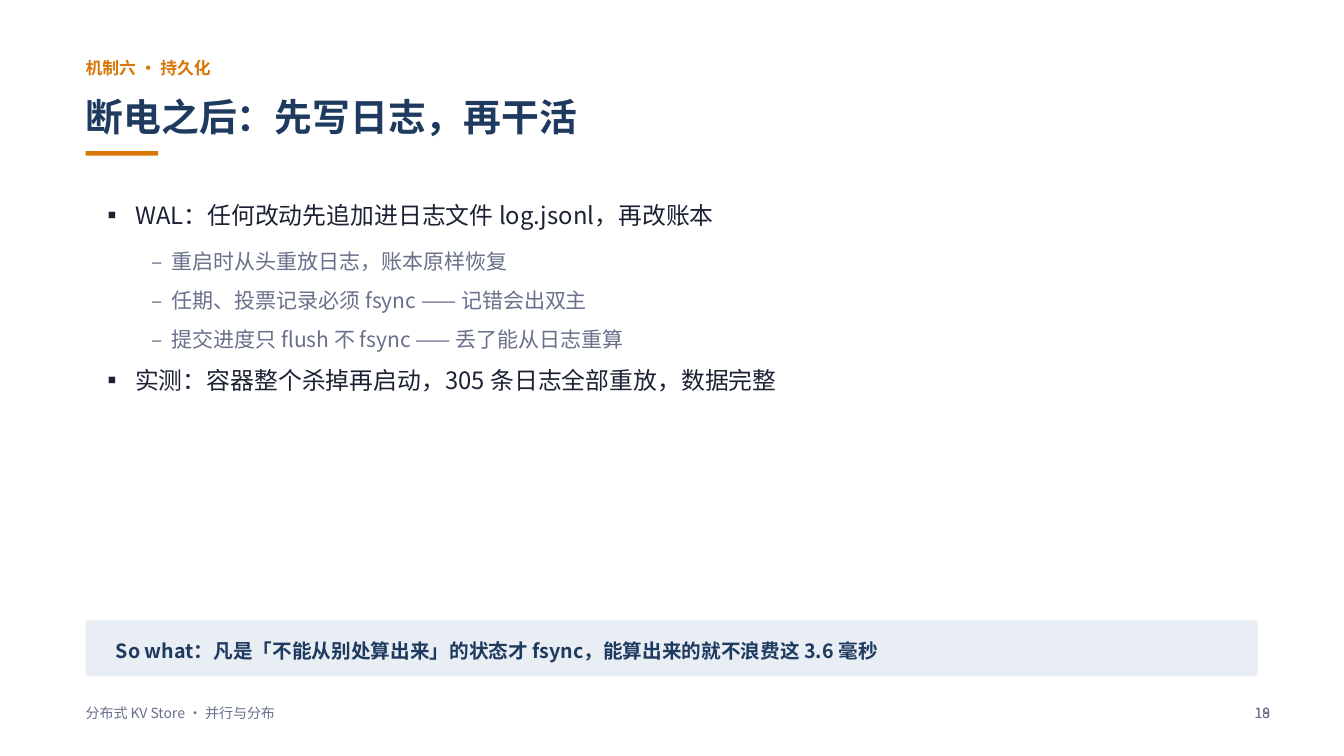
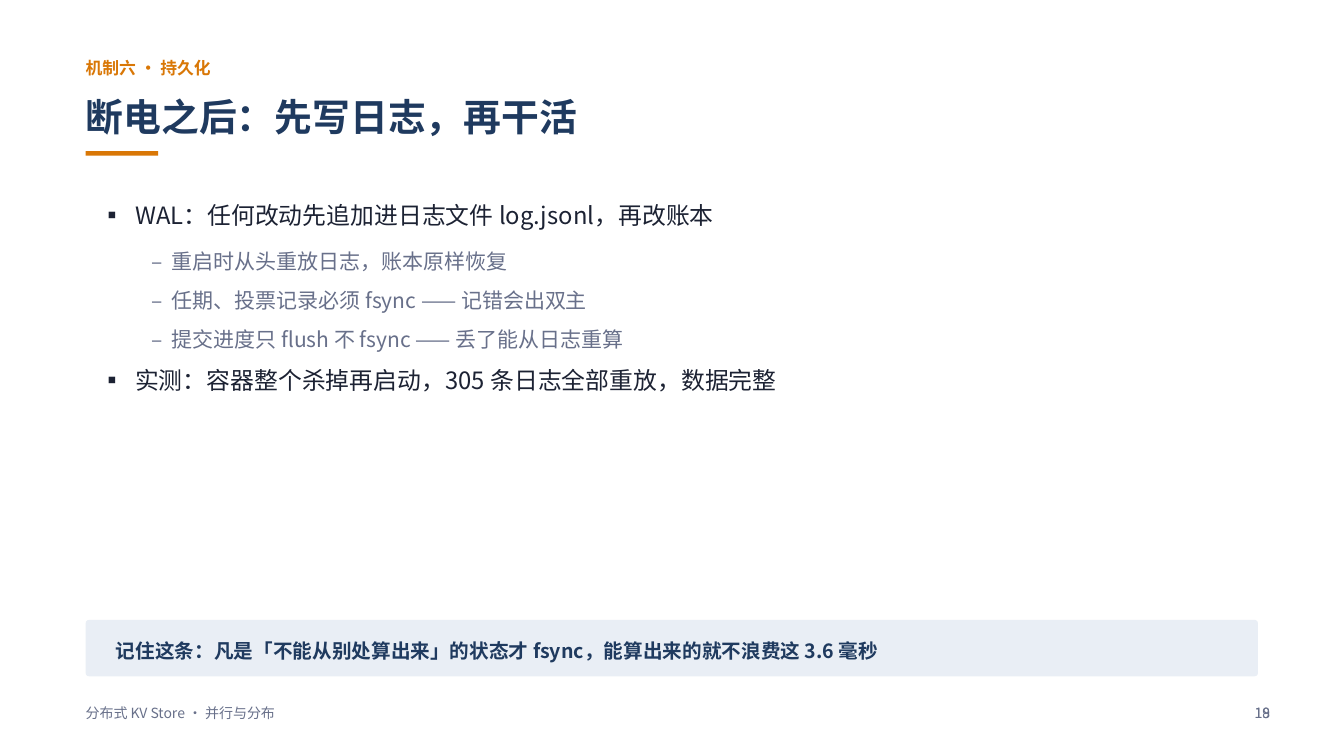
Before and after one commit to L1tiansuo/distributed-kv-store, a slide deck: slide 18 of ppt/分布式KV Store 讲解_v2.pptx. Drawn at 1344x756 pixels with LibreOffice and Linux fonts; fonts in the diff are those of the drawing. Boxes give left, top, right and bottom in pixels: in the first picture for what was removed or moved away, otherwise in the second. Text is boxed around its words. In the diff, an @@ line names an element or a change of style, - is before the commit and + after.

```diff
--- a/ppt/分布式KV Store 讲解_v2.pptx
+++ b/ppt/分布式KV Store 讲解_v2.pptx
@@ text at box(116, 641, 878, 663): text changed @@
-So what：凡是「不能从别处算出来」的状态才 fsync，能算出来的就不浪费这 3.6 毫秒
+记住这条：凡是「不能从别处算出来」的状态才 fsync，能算出来的就不浪费这 3.6 毫秒
```
Also in this commit, not shown: 25 other slides changed, 3 other files.
